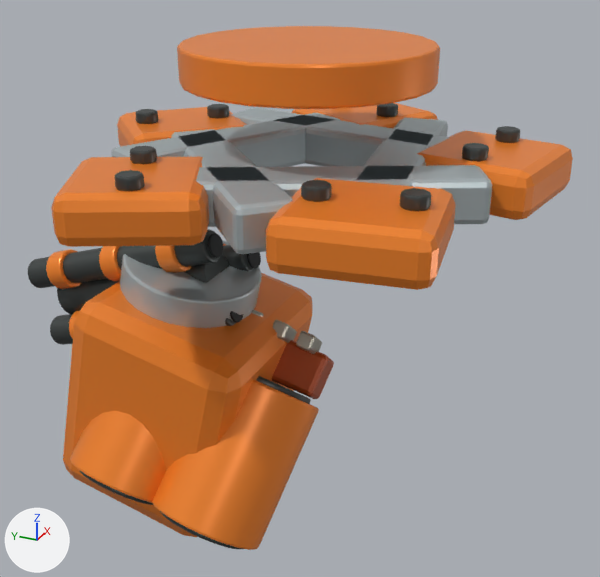
Before and after pictures for a commit that changed the glTF model client/asset/model/sentry/sentry.glb.
Both versions are drawn from a camera (50 mm lens) standing at (-4.05, -1.77, 1.07) and looking at (0.17, 0.13, -1.05). Arrows for +X, +Y and +Z are at lower left; the lights stay in place. The first picture is the older version. Where no turn or scale is listed for an object, it has been applied to the vertices.

Names of what the first picture shows: 'Ammo drum', 'Ammo drum.001', 'Base flange', 'Belt housing', 'Gun collar', 'Orange receiver', 'Outrigger', 'Outrigger.001', 'Outrigger.002', 'Team foot', 'Team foot.003', 'Team foot.004' and 30 more.
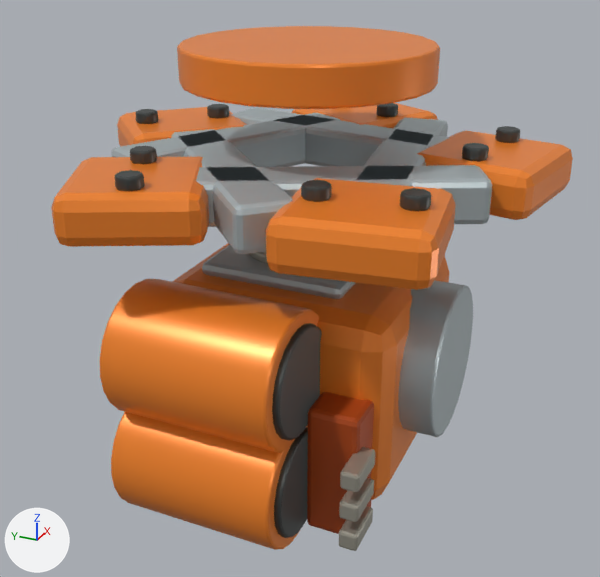
Commit message: Fix sentry assembly intersections with sequential receiver and barrel deployment

ob_headassembly is not drawn itself; it is the parent of ob_ammorack, ob_gun_collar, ob_gunhinge, ob_orange_receiver, ob_top_inspection_lid, ob_top_silver_panel.
ob_ammorack is not drawn itself; it is the parent of ob_ammo_drum, ob_ammo_drum_001, ob_belt_housing, ob_belt_round, ob_belt_round_001, ob_belt_round_002, ob_drum_end, ob_drum_end_001.
ob_gunhinge is not drawn itself; it is the parent of ob_gunslide.
ob_gunslide is not drawn itself; it is the parent of ob_barrel.

What differs and where, as boxes (x1, y1, x2, y2) in the pictures (600 x 577 px):
'Orange receiver', moved, turned: before (63, 273, 313, 537); after (172, 243, 449, 500)
'Ammo drum.001', moved, turned: before (70, 411, 166, 503); after (100, 279, 319, 453)
'Ammo drum', moved, turned: before (152, 380, 319, 550); after (111, 412, 308, 550)
'Gun collar', moved, turned: before (120, 240, 262, 328); after (398, 280, 473, 437)
'Belt housing', moved, turned: before (272, 340, 334, 399); after (307, 392, 374, 534)
'Drum end.002', moved, turned (not visible before): after (272, 323, 322, 441)
'Barrel tube.001', moved, turned, rescaled (not visible afterwards): before (27, 229, 220, 288)
'Top silver panel', moved, turned (not visible before): after (202, 245, 356, 299)
'Drum end', moved, turned: before (256, 376, 311, 404); after (274, 427, 308, 538)
'Rotating core', moved, turned, rescaled (not visible afterwards): before (57, 254, 229, 314)
'Belt round', moved, turned: before (296, 331, 322, 354); after (339, 506, 373, 551)
'Belt round.001', moved, turned: before (273, 320, 297, 343); after (339, 478, 374, 522)
'Belt round.002', moved, turned (mostly hidden before): before (251, 310, 263, 317); after (340, 447, 375, 492)
'Orange barrel band.003', moved, turned, rescaled (not visible afterwards): before (46, 249, 81, 289)
'Orange barrel band.004', moved, turned, rescaled (not visible afterwards): before (99, 246, 121, 281)
'Barrel tube.002', moved, turned, rescaled (not visible afterwards): before (50, 314, 236, 345)
'Orange barrel band.005', moved, turned, rescaled (not visible afterwards): before (155, 246, 191, 273)
'Barrel tube', moved, turned, rescaled (not visible afterwards): before (222, 245, 253, 271)
'Muzzle dark bore.001', moved, turned, rescaled (not visible afterwards): before (208, 233, 223, 258)
'Drum end.001', moved, turned (not visible afterwards): before (160, 511, 242, 549)
'Drum end.003', moved, turned (not visible afterwards): before (79, 470, 153, 505)
'Muzzle dark bore', moved, turned, rescaled (not visible afterwards): before (247, 252, 261, 269)
'Top inspection lid', moved, turned (not visible before): after (249, 251, 268, 264)
'Orange barrel band.006', moved, turned, rescaled (not visible afterwards): before (69, 310, 80, 339)
'Muzzle dark bore.002', moved, turned, rescaled (not visible afterwards): before (230, 311, 243, 323)

Diff of the bpy script that builds the scene:
```diff
--- a/client/asset/model/sentry/sentry.glb.py
+++ b/client/asset/model/sentry/sentry.glb.py
@@ ob_headassembly @@
 ob_headassembly.parent = ob_turret
-ob_headassembly.location = (0.0, 0.25, -2.62)
-ob_headassembly.rotation_euler = (-1.35, 0.0, 0.0)  # degrees (-77, 0, 0)
+ob_headassembly.location = (0.0, 0.0, -2.62)
@@ ob_ammorack @@
 ob_ammorack.parent = ob_headassembly
-ob_ammorack.location = (-0.2, 0.1, 0.36)
-ob_ammorack.rotation_euler = (0.0, 0.0, 0.65)  # degrees (0, 0, 37)
+ob_ammorack.location = (-0.7, 0.1, 0.61)
@@ ob_gunhinge @@
 ob_gunhinge.location = (0.0, -0.8, 0.73)
-ob_gunhinge.rotation_euler = (1.05, 0.0, 0.0)  # degrees (60, 0, 0)
@@ ob_gunslide @@
 ob_gunslide.parent = ob_gunhinge
-ob_gunslide.location = (0.0, 1.05, 0.0)
+ob_gunslide.location = (0.0, 0.0, 0.0)
+ob_gunslide.scale = (1.0, 0.04, 1.0)
```
